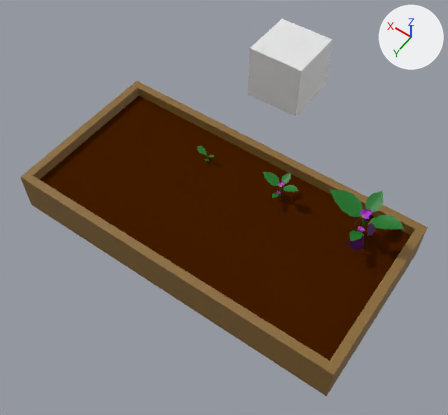
Two versions of the Blender file stuff/Plants/Herbs/Eggplant/Model/Eggplant.blend, one commit apart.
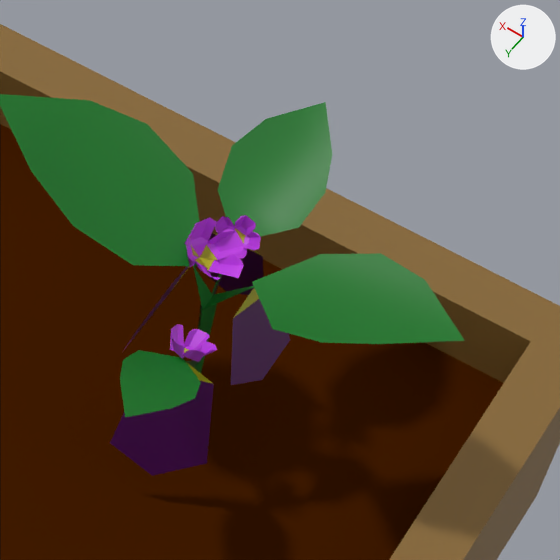
Each version appears first whole from a 50 mm lens placed at (-1.01, 8.77, 11.54), pointed at (4.12, 1.59, 0.27), and next in a close-up on the part from 74% to 94% of the width and 42% to 64% of the height. The lights are fixed; the arrows at upper right show +X, +Y and +Z.

Names of what the first close-up shows: 'Average Eggplant.001', 'Bed Lowpolly'.
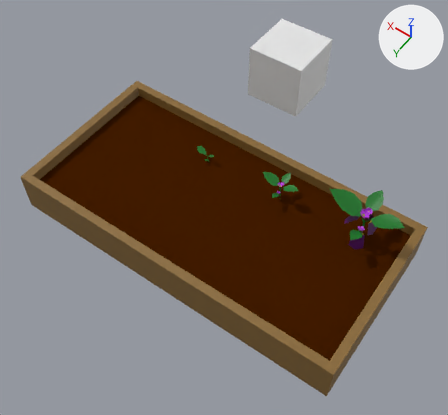
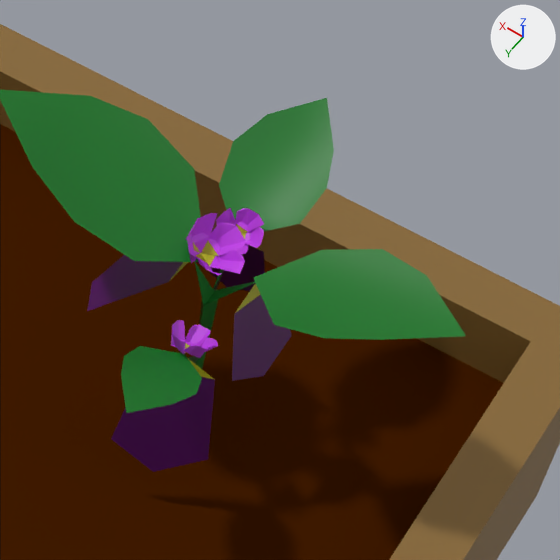
Diff of the bpy script that builds the scene:
```diff
--- a/stuff/Plants/Herbs/Eggplant/Model/Eggplant.blend.py
+++ b/stuff/Plants/Herbs/Eggplant/Model/Eggplant.blend.py
@@ me_cube_019 @@
 me_cube_019.from_pydata(...)  # 223 vertices, 207 faces; spans x -0.406..0.517, y -0.41..0.337, z -0.001..0.652
 # used by ob_average_eggplant_001; location = (1.0, 1.0, 0.677); scale = (1.81, 1.81, 1.81)
-me_cube_019.vertices[67].co = (0.074, -0.043, 0.574)  # pixel (216, 221)
-me_cube_019.vertices[79].co = (0.052, -0.055, 0.557)  # pixel (228, 228)
-me_cube_019.vertices[82].co = (0.061, -0.039, 0.556)  # pixel (219, 232)
-me_cube_019.vertices[118].co = (0.073, -0.109, 0.519)  # pixel (228, 217)
-me_cube_019.vertices[128].co = (0.023, -0.117, 0.516)  # pixel (255, 228)
-me_cube_019.vertices[130].co = (0.056, -0.123, 0.519)  # pixel (240, 216)
-me_cube_019.vertices[132].co = (0.049, -0.128, 0.523)  # pixel (246, 215)
-me_cube_019.vertices[133].co = (0.06, -0.113, 0.511)  # pixel (235, 221)
-me_cube_019.vertices[134].co = (0.027, -0.124, 0.52)  # pixel (255, 223)
-me_cube_019.vertices[138].co = (0.007, -0.089, 0.493)  # pixel (253, 250)
-me_cube_019.vertices[140].co = (0.016, -0.116, 0.507)  # pixel (257, 233)
-me_cube_019.vertices[142].co = (0.008, -0.113, 0.505)  # pixel (260, 237)
-me_cube_019.vertices[143].co = (0.027, -0.115, 0.505)  # pixel (252, 231)
-me_cube_019.vertices[217].co = (0.093, 0.052, 0.451)  # pixel (169, 293)
-me_cube_019.vertices[219].co = (0.141, 0.078, 0.257)
-me_cube_019.vertices[220].co = (0.155, -0.017, 0.204)  # pixel (134, 333)
-me_cube_019.vertices[221].co = (0.14, -0.111, 0.266)  # pixel (171, 283)
-me_cube_019.vertices[222].co = (0.092, -0.082, 0.457)
+# me_cube_019 part 1
+me_cube_019.vertices[67].co = (0.078, -0.05, 0.575)  # pixel (217, 213)
+me_cube_019.vertices[79].co = (0.055, -0.063, 0.55)  # pixel (230, 223)
+me_cube_019.vertices[82].co = (0.071, -0.051, 0.553)  # pixel (219, 222)
+me_cube_019.vertices[118].co = (0.078, -0.12, 0.519)  # pixel (230, 207)
+me_cube_019.vertices[128].co = (0.013, -0.128, 0.51)  # pixel (264, 224)
+me_cube_019.vertices[130].co = (0.058, -0.133, 0.519)  # pixel (243, 208)
+me_cube_019.vertices[132].co = (0.05, -0.133, 0.524)  # pixel (248, 208)
+me_cube_019.vertices[133].co = (0.066, -0.126, 0.51)  # pixel (236, 211)
+me_cube_019.vertices[134].co = (0.029, -0.138, 0.516)  # pixel (259, 214)
+me_cube_019.vertices[138].co = (0.003, -0.089, 0.489)  # pixel (256, 248)
+me_cube_019.vertices[140].co = (0.01, -0.124, 0.501)  # pixel (263, 229)
+me_cube_019.vertices[142].co = (0.004, -0.113, 0.502)  # pixel (263, 234)
+me_cube_019.vertices[143].co = (0.021, -0.127, 0.5)  # pixel (258, 226)
+me_cube_019.vertices[217].co = (0.1, 0.052, 0.467)  # pixel (168, 281)
+me_cube_019.vertices[219].co = (0.223, 0.078, 0.309)  # pixel (87, 311)
+me_cube_019.vertices[220].co = (0.259, -0.017, 0.267)  # pixel (91, 282)
+me_cube_019.vertices[221].co = (0.22, -0.111, 0.319)
+me_cube_019.vertices[222].co = (0.098, -0.082, 0.473)
 me_cube_019.materials.append(mat_grass_green)
@@ ob_average_eggplant_001 @@
 ob_average_eggplant_001 = bpy.data.objects.new('Average Eggplant.001', me_cube_019)
-ob_average_eggplant_001.location = (1.0, 1.0, 0.677)
+ob_average_eggplant_001.location = (1.0, 1.0, 0.7)
 ob_average_eggplant_001.scale = (1.81, 1.81, 1.81)
```

Boxes [x1, y1, x2, y2] around the edits, measured in the close-ups (560 x 560 px; the box of a moved part takes in the faces that stretch with it):
'Average Eggplant.001', reshaped, moved
    before: [0, 94, 465, 476]
    after: [0, 90, 466, 472]
part 1 of me_cube_019, moved or reshaped
    before: [123, 215, 261, 351]
    after: [87, 208, 264, 311]
